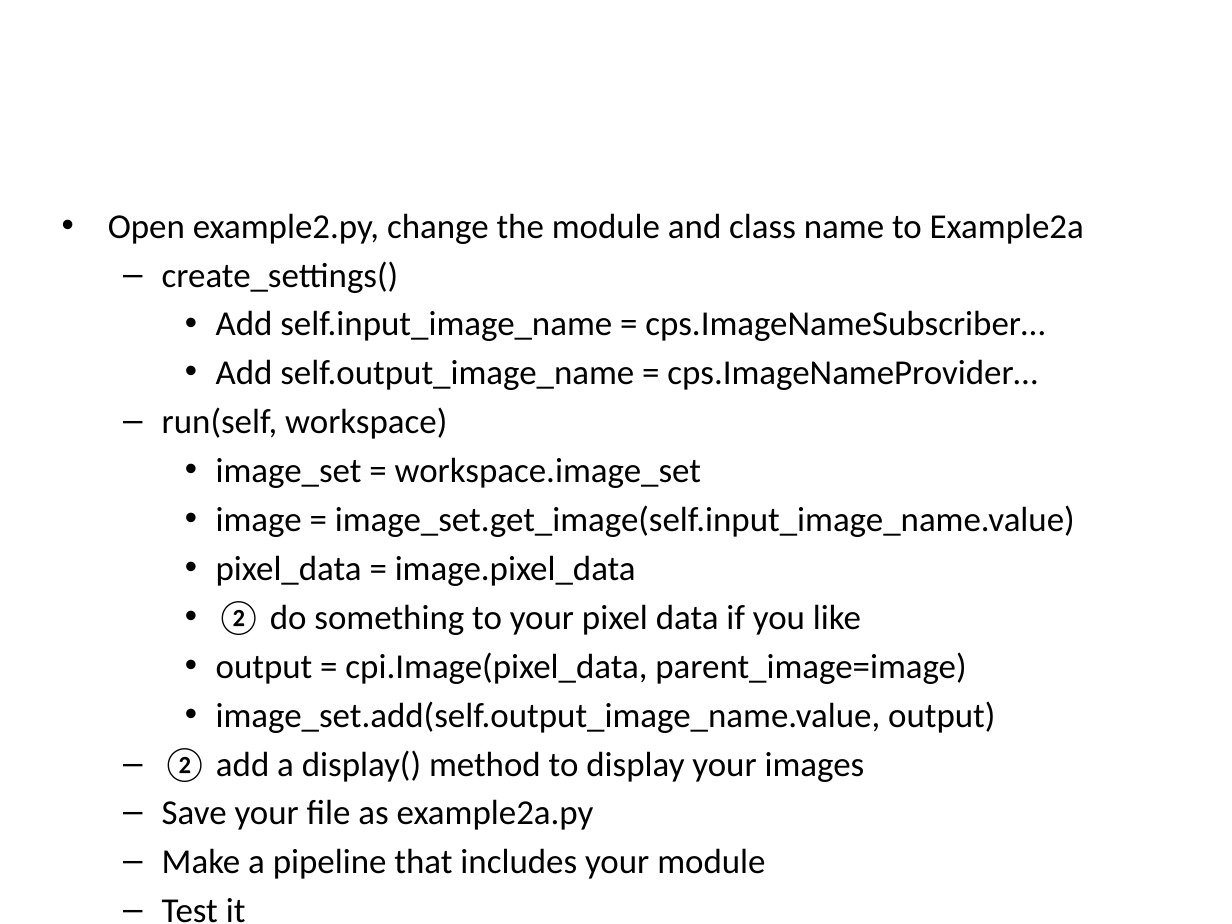
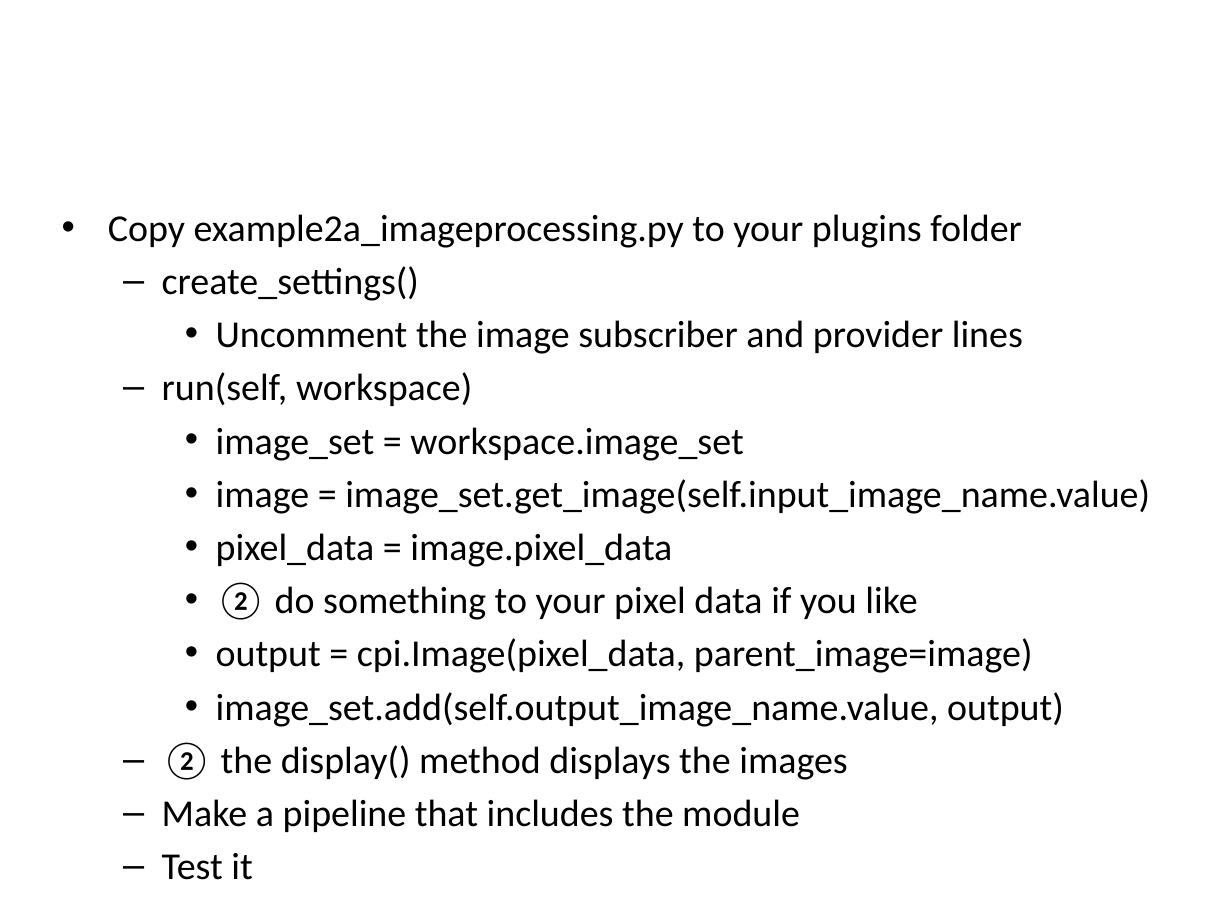
Before and after one commit to bethac07/tutorial, a slide deck: slide 25 of CellProfiler_Developer_Tutorial.pptx (slide 14 before the commit). Drawn at 1232x924 pixels with LibreOffice and Linux fonts; fonts in the diff are those of the drawing; background and template pictures are left out. Boxes give left, top, right and bottom in pixels: in the first picture for what was removed or moved away, otherwise in the second. Text is boxed around its words. In the diff, an @@ line names an element or a change of style, - is before the commit and + after.

Commit message:
Updated tutorial to add architecture session + made exercises quicker to do

```diff
--- a/CellProfiler_Developer_Tutorial.pptx
+++ b/CellProfiler_Developer_Tutorial.pptx
@@ text at (108, 214, 1021, 248): text changed; size 20.4 to 22.2 pt @@
-• Open example2.py, change the module and class name to Example2a
+• Copy example2a_imageprocessing.py to your plugins folder
@@ text at (162, 266, 1150, 727): size 20.4 to 22.2 pt in "create_settings()", "run(self, workspace)", "image_set = workspace.image_set", "image = image_set.get_image(self.input_image_name.value)" and 5 more places @@
@@ text at (216, 320, 1023, 354): text changed; size 20.4 to 22.2 pt @@
-    • Add self.input_image_name = cps.ImageNameSubscriber…
-    • Add self.output_image_name = cps.ImageNameProvider…
+    • Uncomment the image subscriber and provider lines
@@ text at (162, 742, 847, 832): text changed; size 20.4 to 22.2 pt @@
-  – ② add a display() method to display your images
-  – Save your file as example2a.py
-  – Make a pipeline that includes your module
+  – ② the display() method displays the images
+  – Make a pipeline that includes the module
```
Also in this commit, not shown: 10 other slides changed, 12 slides added, 1 slide removed.
